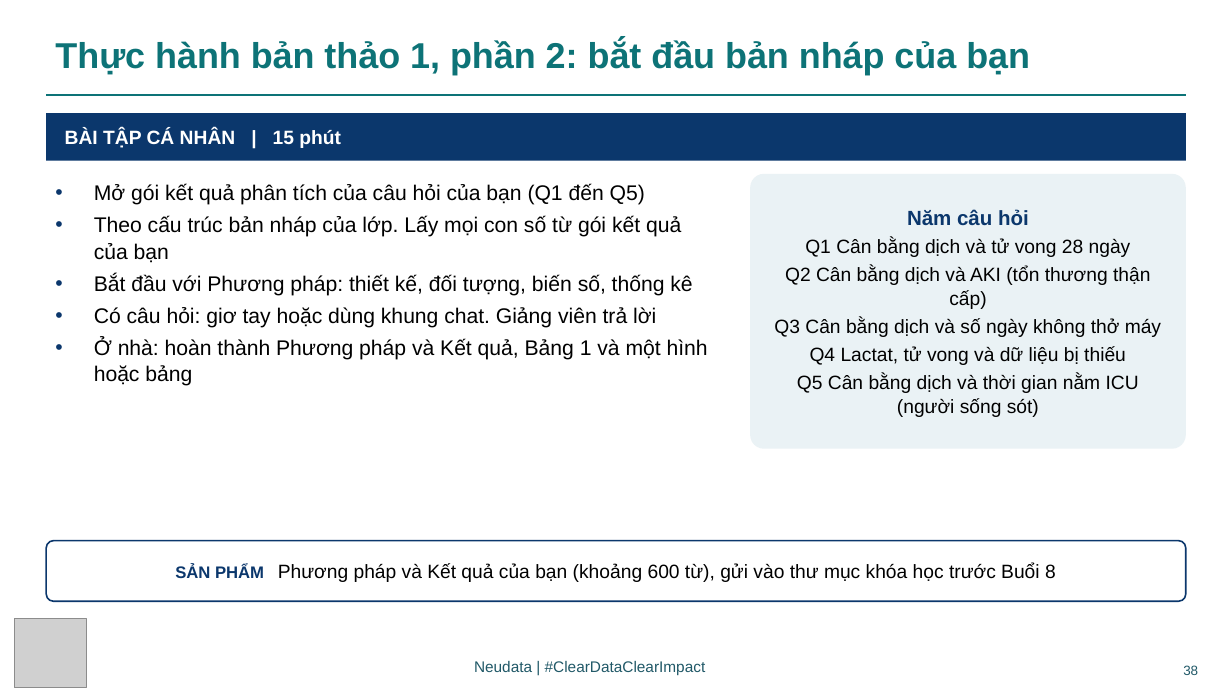
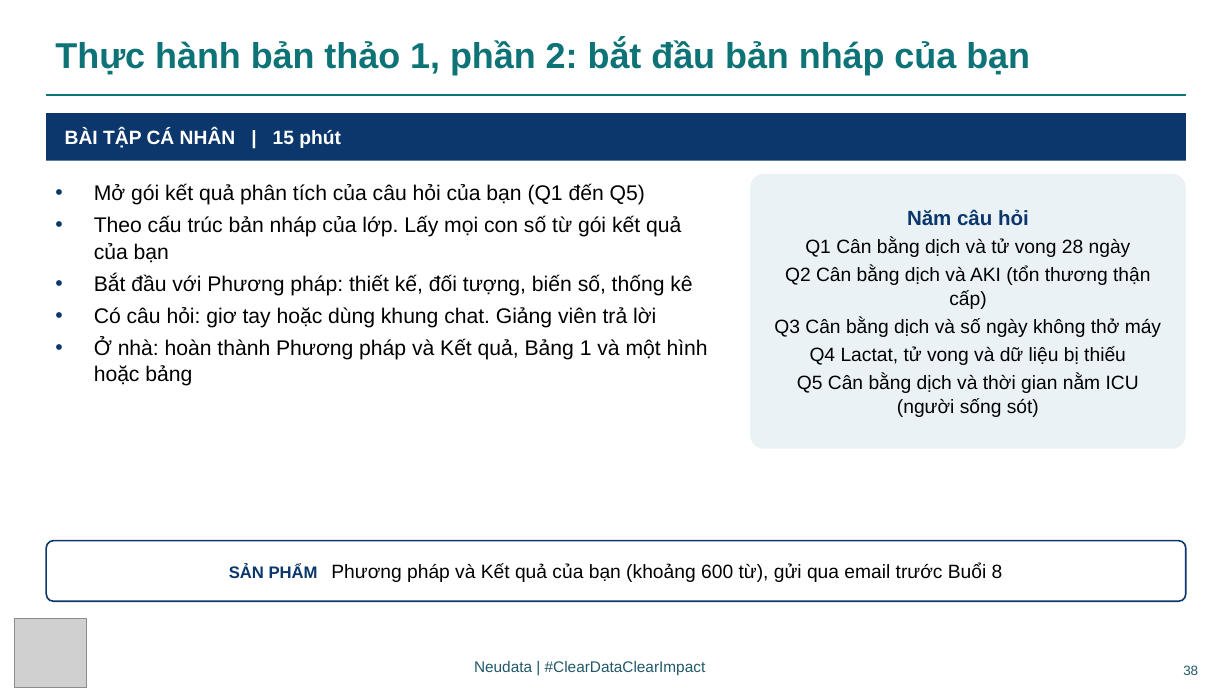
Before and after one commit to neu-data/FoundationsofClinicalResearch, a slide deck: slide 38 of vi/files/slides/Session_7_VN.pptx. Drawn at 1232x693 pixels with LibreOffice and Linux fonts; fonts in the diff are those of the drawing; grey boxes stand for pictures. Boxes give left, top, right and bottom in pixels: in the first picture for what was removed or moved away, otherwise in the second. Text is boxed around its words. In the diff, an @@ line names an element or a change of style, - is before the commit and + after.

```diff
--- a/vi/files/slides/Session_7_VN.pptx
+++ b/vi/files/slides/Session_7_VN.pptx
@@ text in rounded rectangle at (x1=229, y1=563, x2=1003, y2=582): text changed @@
-SẢN PHẨM Phương pháp và Kết quả của bạn (khoảng 600 từ), gửi vào thư mục khóa học trước Buổi 8
+SẢN PHẨM Phương pháp và Kết quả của bạn (khoảng 600 từ), gửi qua email trước Buổi 8
```
Also in this commit, not shown: 1 other slide changed, 41 other files.
